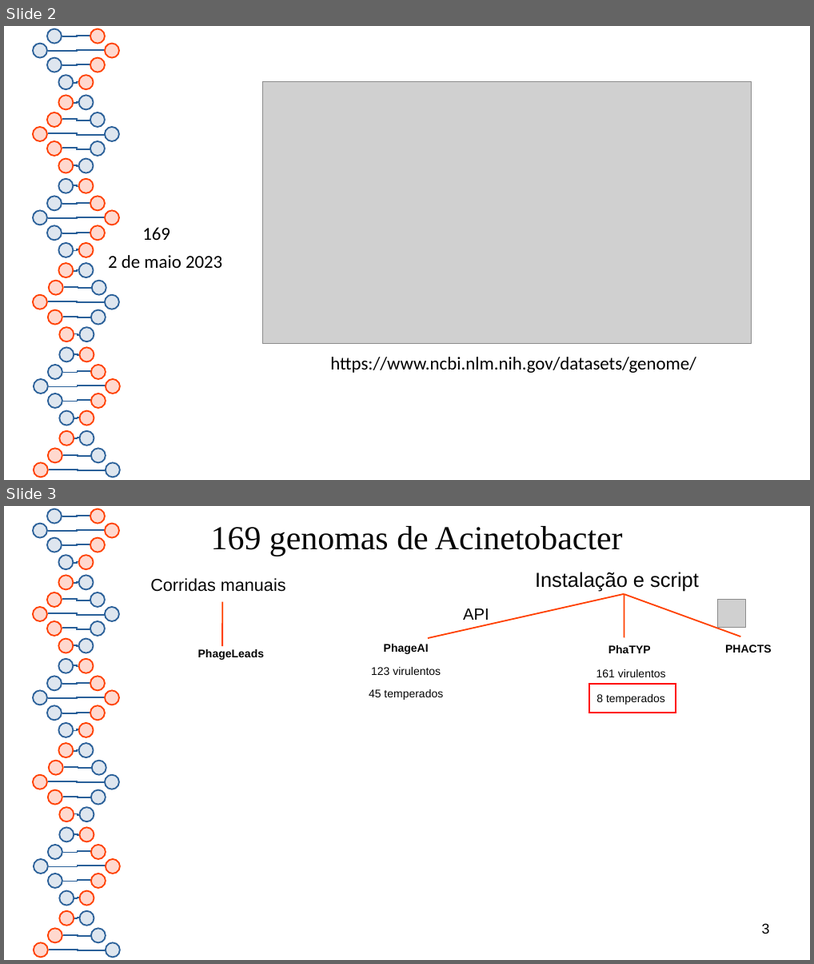
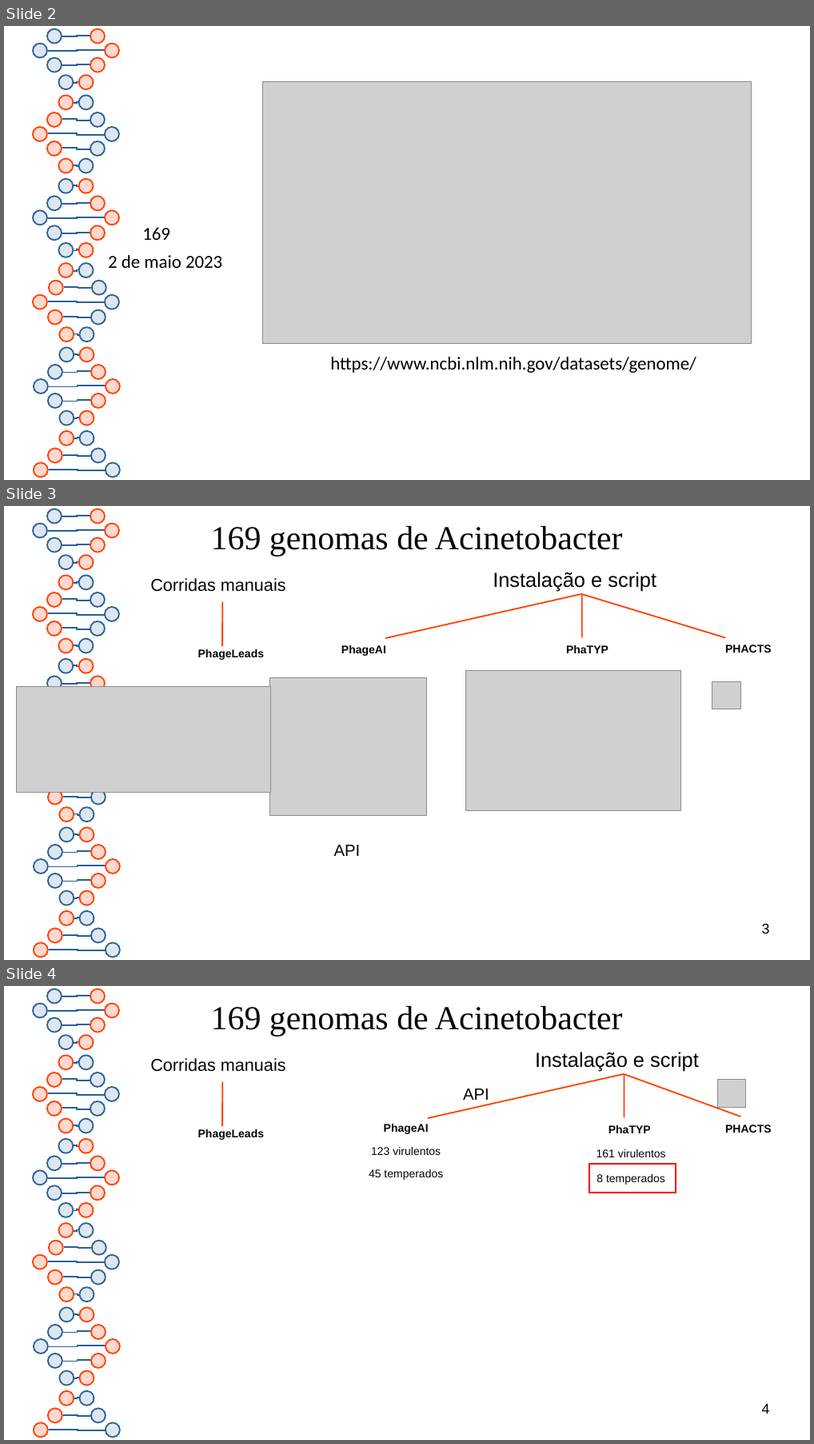
Before and after one commit to karynalysenko/Project_final, a slide deck: apresentacao.odp. Shown one above the other, each under a label of ours: slides 2 and 3 before the commit, slides 2, 3 and 4 after it. The pictures are 814x964 and 814x1444 pixels, drawn with LibreOffice and Linux fonts; fonts in the diff are those of the drawing; grey boxes stand for pictures. Boxes give left, top, right and bottom in pixels: in the first picture for what was removed or moved away, otherwise in the second. Text is boxed around its words. In the diff, an @@ line names an element or a change of style, - is before the commit and + after.

```diff
--- a/apresentacao.odp
+++ b/apresentacao.odp
@@ slide 3 added at bbox=[4, 506, 810, 960], background #FFFFFF; not listed: 63 template elements that a slide beside it also shows @@
@@ title added at bbox=[211, 526, 623, 556], 33 pt, text #050505 @@
+169 genomas de Acinetobacter
@@ text added at bbox=[493, 572, 657, 591], 20 pt, text #050505 @@
+Instalação e script
@@ text added at bbox=[150, 578, 286, 592], 17 pt, text #050505 @@
+Corridas manuais
@@ freeform shape added at bbox=[386, 594, 583, 638], outline #FF4000 1.42 pt @@
@@ freeform shape added at bbox=[582, 594, 582, 638], outline #FF4000 1.42 pt @@
@@ freeform shape added at bbox=[583, 594, 726, 638], outline #FF4000 1.42 pt @@
@@ freeform shape added at bbox=[222, 602, 222, 647], outline #FF4000 1.42 pt @@
@@ text added at bbox=[198, 649, 264, 660], 11 pt, text #050505, bold @@
+PhageLeads
@@ text added at bbox=[342, 645, 386, 656], 11 pt, text #050505, bold @@
+PhageAI
@@ text added at bbox=[566, 645, 609, 653], 11 pt, text #050505, bold @@
+PhaTYP
@@ text added at bbox=[726, 644, 771, 652], 11 pt, text #050505, bold @@
+PHACTS
@@ picture added at bbox=[466, 671, 682, 811] @@
@@ picture added at bbox=[17, 686, 270, 792] @@
@@ picture added at bbox=[270, 678, 427, 816] @@
@@ picture added at bbox=[713, 682, 742, 709] @@
@@ text added at bbox=[334, 844, 361, 856], 16 pt, text #050505 @@
+API
@@ page number added at bbox=[762, 923, 770, 933], 14 pt, text #000000 @@
+3
@@ what was slide 3 is now slide 4 @@
@@ page number at bbox=[762, 1403, 770, 1413]: text changed @@
-3
+4
```
Also in this commit, not shown: 1 slide changed, 1 other file.
